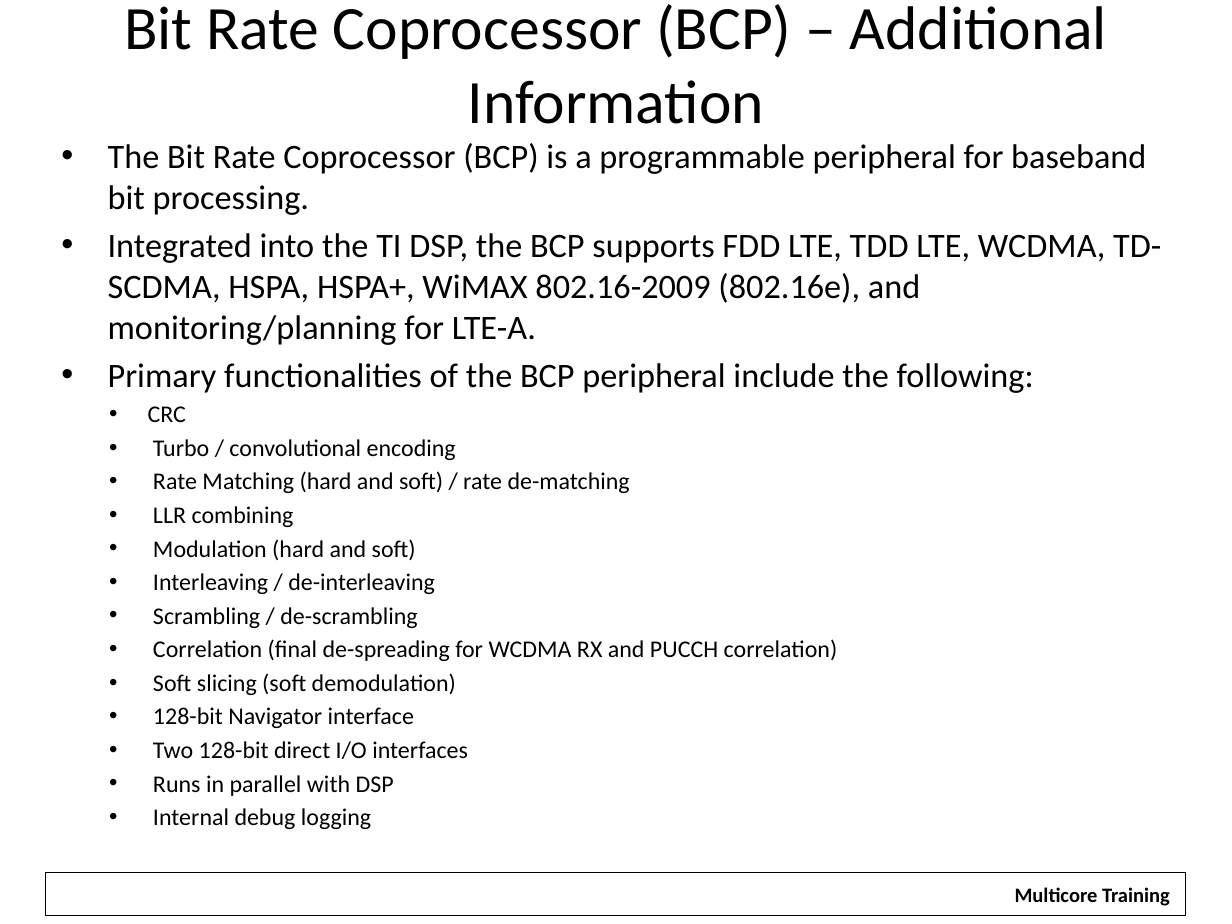
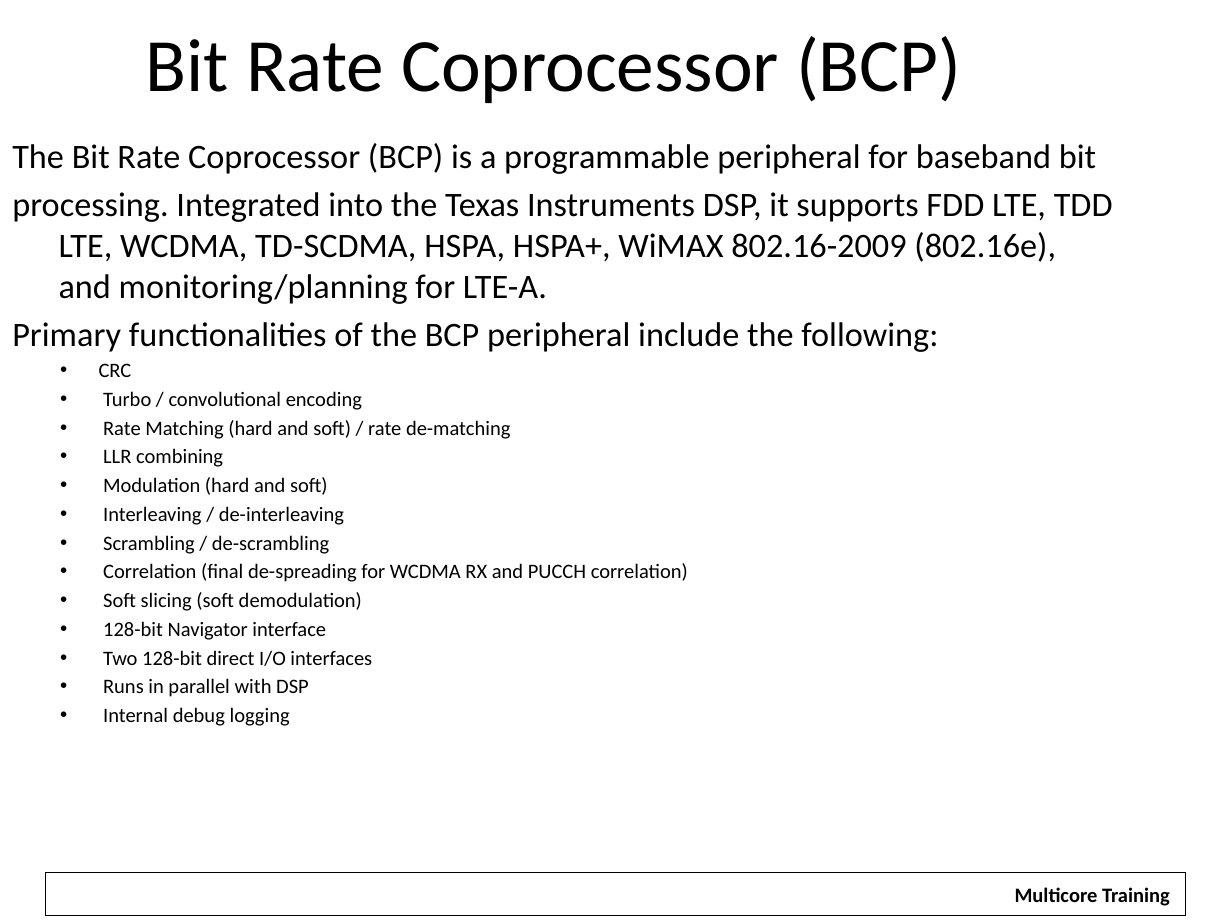
Before and after one commit to hari1989/keystone-workshop, a slide deck: slide 53 of slides/KeyStone Overview.pptx (slide 47 before the commit). Drawn at 1232x924 pixels with LibreOffice and Linux fonts; fonts in the diff are those of the drawing; background and template pictures are left out. Boxes give left, top, right and bottom in pixels: in the first picture for what was removed or moved away, otherwise in the second. Text is boxed around its words. In the diff, an @@ line names an element or a change of style, - is before the commit and + after.

Commit message:
Moved into the CREATE_BRANCH_WILBUR_DEV into the Tags directory

```diff
--- a/slides/KeyStone Overview.pptx
+++ b/slides/KeyStone Overview.pptx
@@ title at (146, 36, 961, 103): text changed; size 36 to 44 pt @@
-Bit Rate Coprocessor (BCP) – Additional Information
+Bit Rate Coprocessor (BCP)
@@ text "The Bit Rate Coprocessor (BCP) ...": place and size @@
-text "The Bit Rate Coprocessor (BCP) ..." at (108, 143, 1161, 829)
+text "The Bit Rate Coprocessor (BCP) ..." at (12, 143, 1113, 726)
@@ text at (12, 143, 1113, 304): text changed @@
-• The Bit Rate Coprocessor (BCP) is a programmable peripheral for baseband bit processing.
-• Integrated into the TI DSP, the BCP supports FDD LTE, TDD LTE, WCDMA, TD-SCDMA, HSPA, HSPA+, WiMAX 802.16-2009 (802.16e), and monitoring/planning for LTE-A.
+The Bit Rate Coprocessor (BCP) is a programmable peripheral for baseband bit
+processing. Integrated into the Texas Instruments DSP, it supports FDD LTE, TDD LTE, WCDMA, TD-SCDMA, HSPA, HSPA+, WiMAX 802.16-2009 (802.16e), and monitoring/planning for LTE-A.
@@ text at (12, 322, 938, 726): size 14 to 12 pt in "CRC", "Turbo / convolutional encoding", "Rate Matching (hard and soft) / rate ...", "LLR combining" and 9 more places; bullet • to none @@
```
Also in this commit, not shown: 26 other slides changed, 33 slides added, 18 slides removed, 1 other file.
